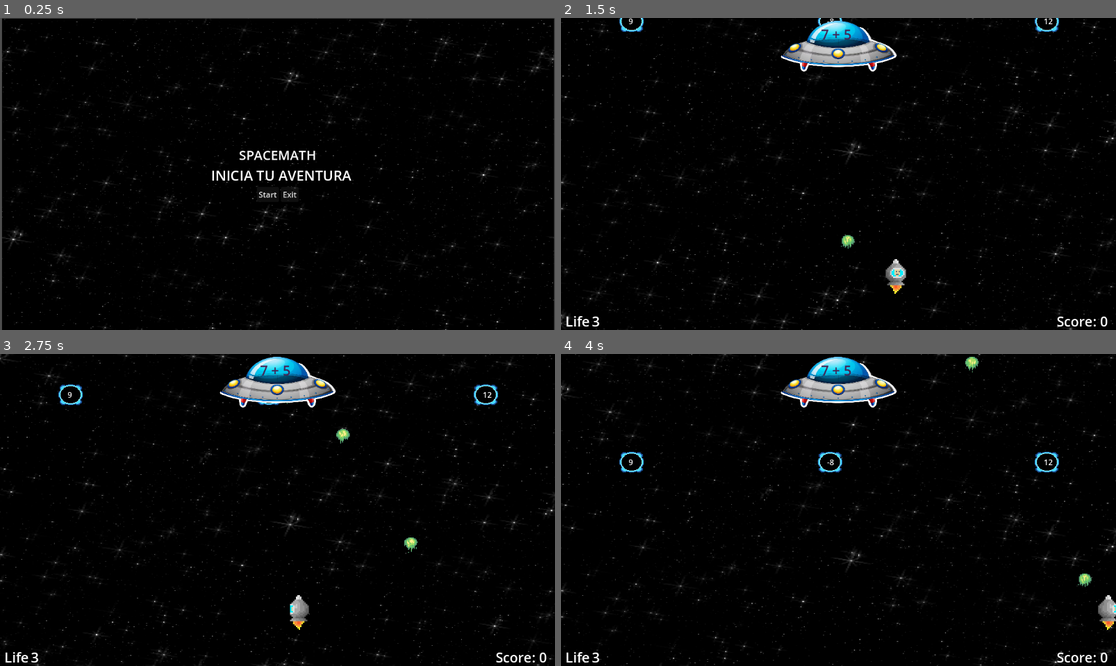
Above: before the commit, frames 1-4 (two rows, left to right).
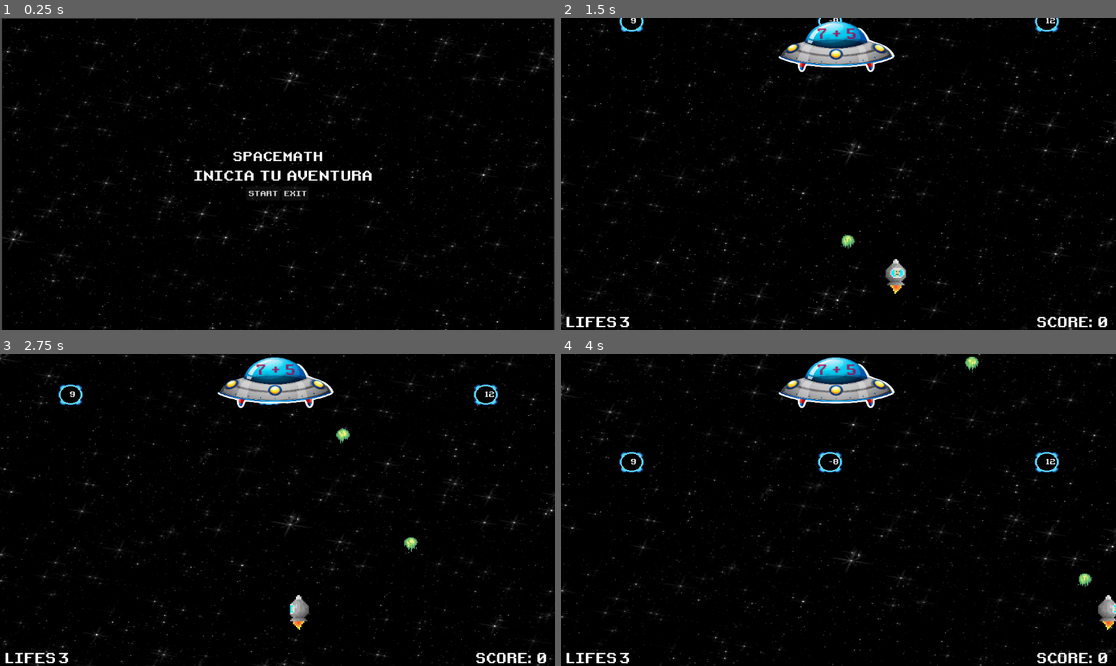
Above: after the commit, the same moments.

Repository: Keeeff9/math-kid
Game: Godot game, scene res://Scenes/menu.tscn
The game is run twice, just before and just after one commit, with the same random seed, the same clock (stepped at 60 frames per second) and the same inputs.
Inputs:
- Up to frame 1 (0.25 s): no input
- Up to frame 2 (1.5 s): click "Start" (after the commit: "START") at 0.5 s; tap Enter (ui_accept) at 1.25 s; hold Right (ui_right) from 1.28 s (still down)
- Up to frame 3 (2.75 s): tap Enter (ui_accept) at 1.52, 2.27 s; release Right (ui_right) at 2.03 s; hold Left (ui_left) from 2.03 s (still down)
- Up to frame 4 (4 s): release Left (ui_left) at 2.78 s; hold Right (ui_right) from 2.78 s (still down); tap Enter (ui_accept) at 3.77 s

The runs differ from the first frame. In frame 1, 1.2% of the frame differs, in the area x 34-67%, y 42-58%; in frame 2, 1.6%; in frame 3, 1.6%; in frame 4, 1.6%, in the area x 0-99%, y 0-100%.

Commit message:
Se agregan fonts retros y se cambian todas las fonts en el juego

Diff:
--- a/SpaceMath/v.0.2.0/Scenes/enemy.tscn
+++ b/SpaceMath/v.0.2.0/Scenes/enemy.tscn
@@ -1,7 +1,8 @@
-[gd_scene load_steps=4 format=3 uid="uid://cm7m8cxvjlixu"]
+[gd_scene load_steps=5 format=3 uid="uid://cm7m8cxvjlixu"]
 
 [ext_resource type="Script" path="res://Scripts/enemy.gd" id="1_nrcwp"]
 [ext_resource type="Texture2D" uid="uid://2plqxvmm5j68" path="res://Assets/asteroidEnemy.png" id="2_v2jxc"]
+[ext_resource type="FontFile" uid="uid://s15272omc2m3" path="res://Assets/fonts/retro.ttf" id="3_m86pe"]
 
 [sub_resource type="CircleShape2D" id="CircleShape2D_soeuh"]
 radius = 23.0217
@@ -25,6 +26,7 @@
 offset_top = -12.0
 offset_right = 16.0
 offset_bottom = 11.0
+theme_override_fonts/font = ExtResource("3_m86pe")
 
 [connection signal="body_entered" from="." to="." method="_on_body_entered"]
 [connection signal="screen_exited" from="VisibleOnScreenEnabler2D" to="." method="_on_visible_on_screen_enabler_2d_screen_exited"]
--- a/SpaceMath/v.0.2.0/Scenes/gui.tscn
+++ b/SpaceMath/v.0.2.0/Scenes/gui.tscn
@@ -1,7 +1,8 @@
-[gd_scene load_steps=5 format=3 uid="uid://g23050u7d6na"]
+[gd_scene load_steps=6 format=3 uid="uid://g23050u7d6na"]
 
 [ext_resource type="Script" path="res://Scripts/gui.gd" id="1_hkawb"]
 [ext_resource type="Texture2D" uid="uid://dgkkj3qgr6gct" path="res://Assets/Principal.png" id="2_jxw46"]
+[ext_resource type="FontFile" uid="uid://s15272omc2m3" path="res://Assets/fonts/retro.ttf" id="2_mlilq"]
 
 [sub_resource type="LabelSettings" id="LabelSettings_xg7ms"]
 font_size = 29
@@ -42,11 +43,13 @@
 
 [node name="LifeLabelText" type="Label" parent="Control/MarginContainer/VBoxContainer_Life"]
 layout_mode = 2
-text = "Life"
+theme_override_fonts/font = ExtResource("2_mlilq")
+text = "LIFES"
 label_settings = SubResource("LabelSettings_xg7ms")
 
 [node name="LifeLabelCount" type="Label" parent="Control/MarginContainer/VBoxContainer_Life"]
 layout_mode = 2
+theme_override_fonts/font = ExtResource("2_mlilq")
 text = "0"
 label_settings = SubResource("LabelSettings_xg7ms")
 
@@ -58,7 +61,8 @@
 [node name="ScoreLabel" type="Label" parent="Control/MarginContainer/VBoxContainer_Score"]
 layout_mode = 2
 size_flags_horizontal = 8
-text = "Score: 0"
+theme_override_fonts/font = ExtResource("2_mlilq")
+text = "SCORE: 0"
 label_settings = SubResource("LabelSettings_ebfd4")
 
 [node name="VBoxContainer_Question" type="HBoxContainer" parent="Control/MarginContainer"]
@@ -67,14 +71,15 @@
 size_flags_vertical = 0
 
 [node name="Sprite2D" type="Sprite2D" parent="Control/MarginContainer/VBoxContainer_Question"]
-position = Vector2(36.375, 43)
+position = Vector2(42, 44)
 scale = Vector2(0.404553, 0.317549)
 texture = ExtResource("2_jxw46")
 
 [node name="QuestionLabel" type="Label" parent="Control/MarginContainer/VBoxContainer_Question"]
-modulate = Color(0.268266, 0.1524, 0.343202, 1)
+modulate = Color(0.694971, 0, 0.281307, 0.823529)
 layout_mode = 2
 size_flags_horizontal = 8
+theme_override_fonts/font = ExtResource("2_mlilq")
 text = "9 + 9
 "
 label_settings = SubResource("LabelSettings_ebfd4")
--- a/SpaceMath/v.0.2.0/Scenes/menu.tscn
+++ b/SpaceMath/v.0.2.0/Scenes/menu.tscn
@@ -1,7 +1,8 @@
-[gd_scene load_steps=5 format=3 uid="uid://dcj777n1tg8o1"]
+[gd_scene load_steps=6 format=3 uid="uid://dcj777n1tg8o1"]
 
 [ext_resource type="Script" path="res://Scripts/menu.gd" id="1_goijd"]
 [ext_resource type="Texture2D" uid="uid://kfxu2dg0ar3g" path="res://Assets/background.png" id="2_scg87"]
+[ext_resource type="FontFile" uid="uid://s15272omc2m3" path="res://Assets/fonts/retro.ttf" id="3_gg6fb"]
 
 [sub_resource type="LabelSettings" id="LabelSettings_7g4ky"]
 font_size = 27
@@ -39,6 +40,7 @@
 
 [node name="Title" type="Label" parent="VBoxContainer"]
 layout_mode = 2
+theme_override_fonts/font = ExtResource("3_gg6fb")
 text = "SPACEMATH
 "
 label_settings = SubResource("LabelSettings_7g4ky")
@@ -46,6 +48,7 @@
 
 [node name="Description" type="Label" parent="VBoxContainer"]
 layout_mode = 2
+theme_override_fonts/font = ExtResource("3_gg6fb")
 text = "  INICIA TU AVENTURA"
 label_settings = SubResource("LabelSettings_h1d4j")
 horizontal_alignment = 1
@@ -56,11 +59,13 @@
 
 [node name="StartButton" type="Button" parent="VBoxContainer/HBoxContainer"]
 layout_mode = 2
-text = "Start"
+theme_override_fonts/font = ExtResource("3_gg6fb")
+text = "START"
 
 [node name="ExitButton" type="Button" parent="VBoxContainer/HBoxContainer"]
 layout_mode = 2
-text = "Exit"
+theme_override_fonts/font = ExtResource("3_gg6fb")
+text = "EXIT"
 
 [node name="DataBase" type="Node" parent="."]
 
@@ -69,6 +74,7 @@
 offset_top = 154.0
 offset_right = -124.0
 offset_bottom = 230.0
+theme_override_fonts/font = ExtResource("3_gg6fb")
 text = "Petición"
 
 [node name="RichTextLabel" type="RichTextLabel" parent="DataBase"]
Binary file added: SpaceMath/v.0.2.0/Assets/fonts/retro.ttf
Not shown, added: SpaceMath/v.0.2.0/Assets/fonts/retro.ttf.import
